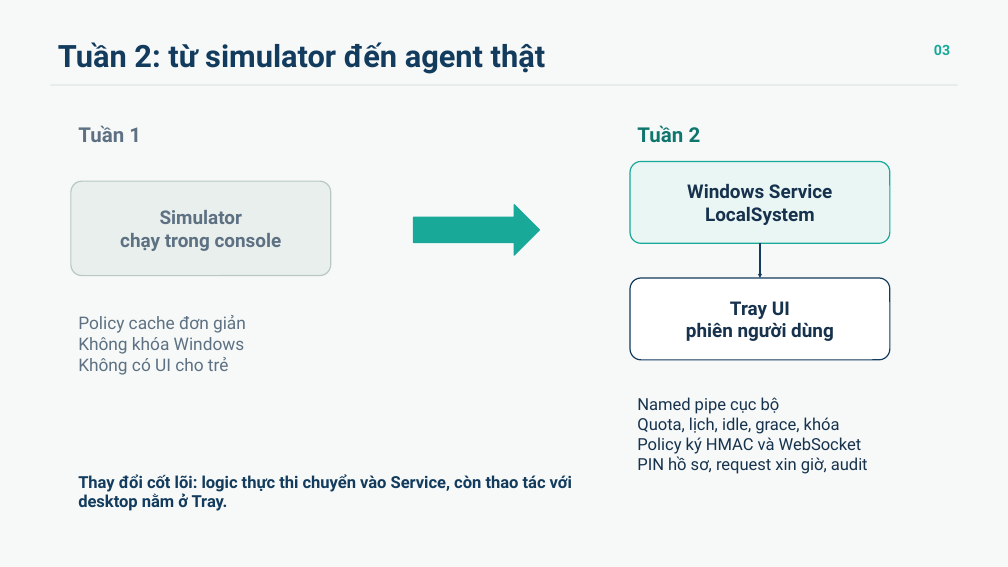
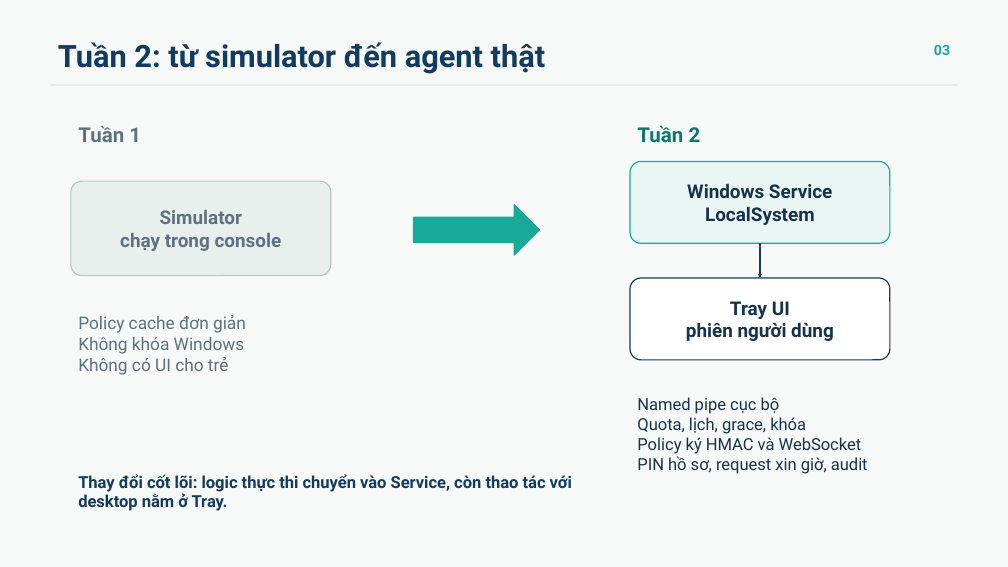
Before and after one commit to 23120357/openguard-kids-project, a slide deck: slide 3 of output/presentation/OpenGuardKids_Tuan1_den_Tuan2.pptx. Drawn at 1008x567 pixels with LibreOffice and Linux fonts; fonts in the diff are those of the drawing. Boxes give left, top, right and bottom in pixels: in the first picture for what was removed or moved away, otherwise in the second. Text is boxed around its words. In the diff, an @@ line names an element or a change of style, - is before the commit and + after.

```diff
--- a/output/presentation/OpenGuardKids_Tuan1_den_Tuan2.pptx
+++ b/output/presentation/OpenGuardKids_Tuan1_den_Tuan2.pptx
@@ text at [637,417,806,434]: text changed @@
-Quota, lịch, idle, grace, khóa
+Quota, lịch, grace, khóa
```
Also in this commit, not shown: 7 other slides changed, 5 slides added, 21 other files.
